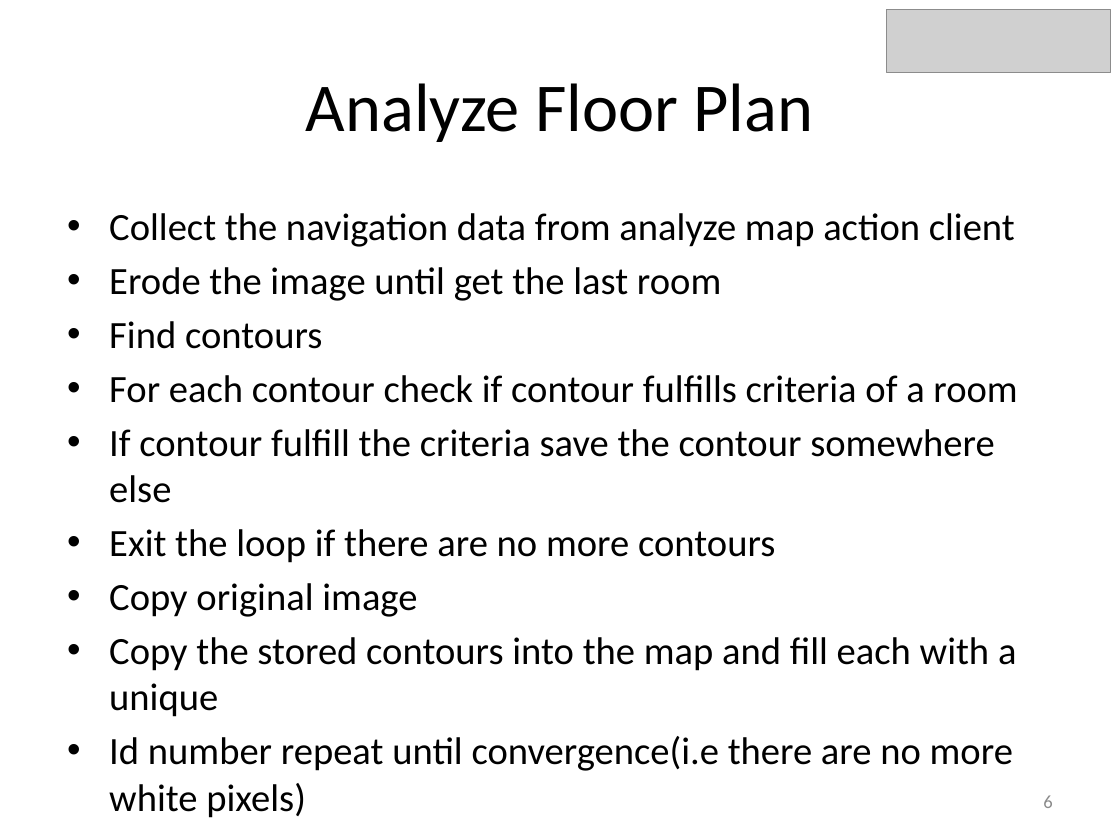
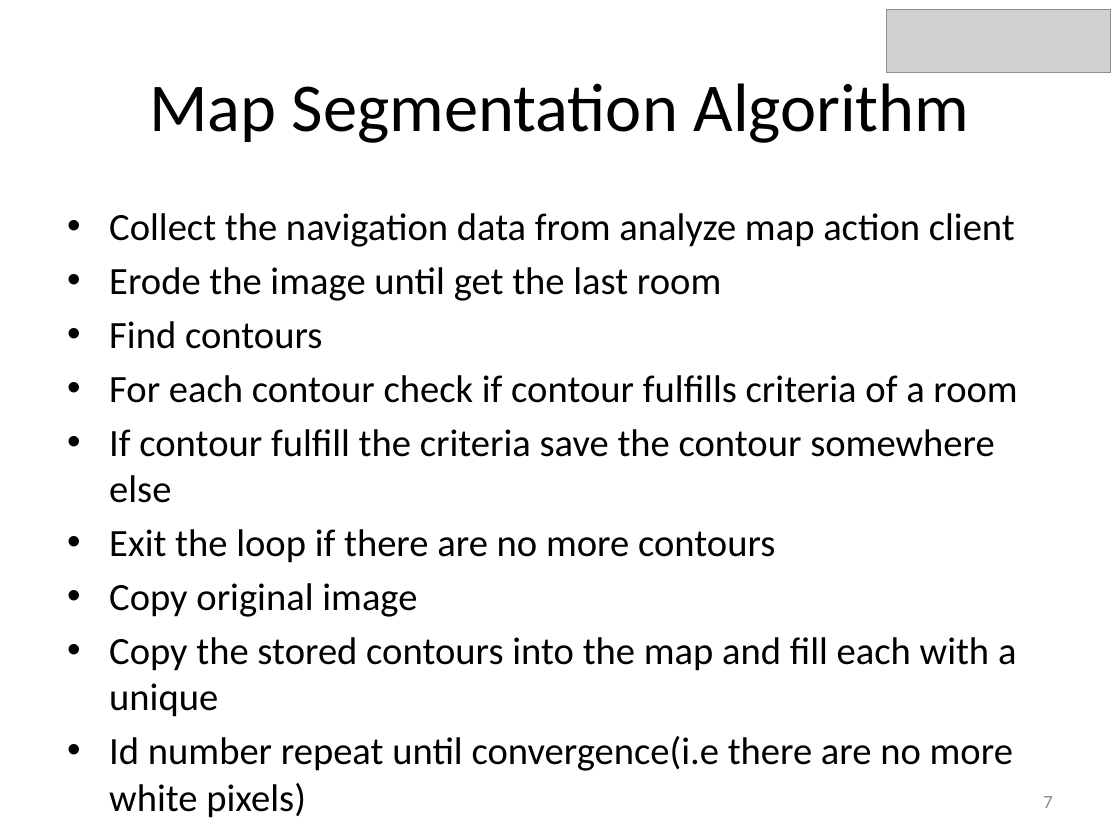
Before and after one commit to Muin/Exploration_Algorithm_results, a slide deck: slide 7 of Presentation/Presentation_Slide.pptx (slide 6 before the commit). Drawn at 1120x840 pixels with LibreOffice and Linux fonts; fonts in the diff are those of the drawing; grey boxes stand for pictures. Boxes give left, top, right and bottom in pixels: in the first picture for what was removed or moved away, otherwise in the second. Text is boxed around its words. In the diff, an @@ line names an element or a change of style, - is before the commit and + after.

```diff
--- a/Presentation/Presentation_Slide.pptx
+++ b/Presentation/Presentation_Slide.pptx
@@ title at box(149, 83, 969, 143): text changed @@
-Analyze Floor Plan
+Map Segmentation Algorithm
@@ page number at box(1043, 796, 1052, 808): text changed @@
-6
+7
```
Also in this commit, not shown: 2 other slides changed, 2 slides added, 8 slides removed.
